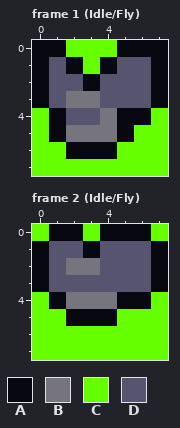
Pixel-art file -- res/sprites/bat.aseprite. Above, as it was before the edit.
8x8 pixels, 6 frames. Shown: frame 1 (Idle/Fly), frame 2 (Idle/Fly). The commit also changed other frames, which this record leaves out.
Visible layers, top first: "Layer 1", "Background".
Palette (. is transparent): A #080810  B #76747d  C #65ff00  D #57546f
Pixels before, frame 1 (Idle/Fly), first column x 0:
0 AACCCAAA
1 ADACADDA
2 ADDADDDA
3 ADBBDDDA
4 CADDBAAC
5 CABBBACC
6 CCAAACCC
7 CCCCCCCC
Pixels before, frame 2 (Idle/Fly), first column x 0:
0 CAACAAAC
1 ADDADDDA
2 ADBBDDDA
3 ADDDDDDA
4 CABBBAAC
5 CCAAACCC
6 CCCCCCCC
7 CCCCCCCC
After:
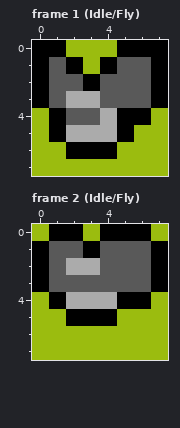
Change:
colour A: #080810 -> #000000
colour B: #76747d -> #ababab
colour C: #65ff00 -> #9bbc0f
colour D: #57546f -> #595959
Pixel boxes of the changes (left, top, right, bottom) in both pictures:
changed: (32, 40, 168, 176)
changed: (32, 224, 168, 360)
